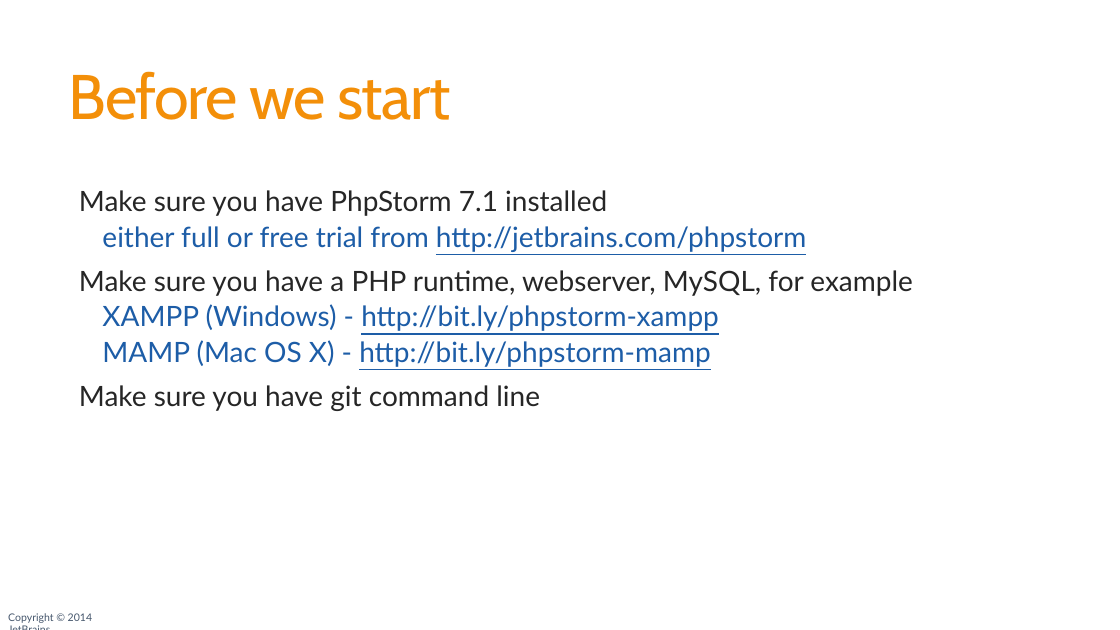
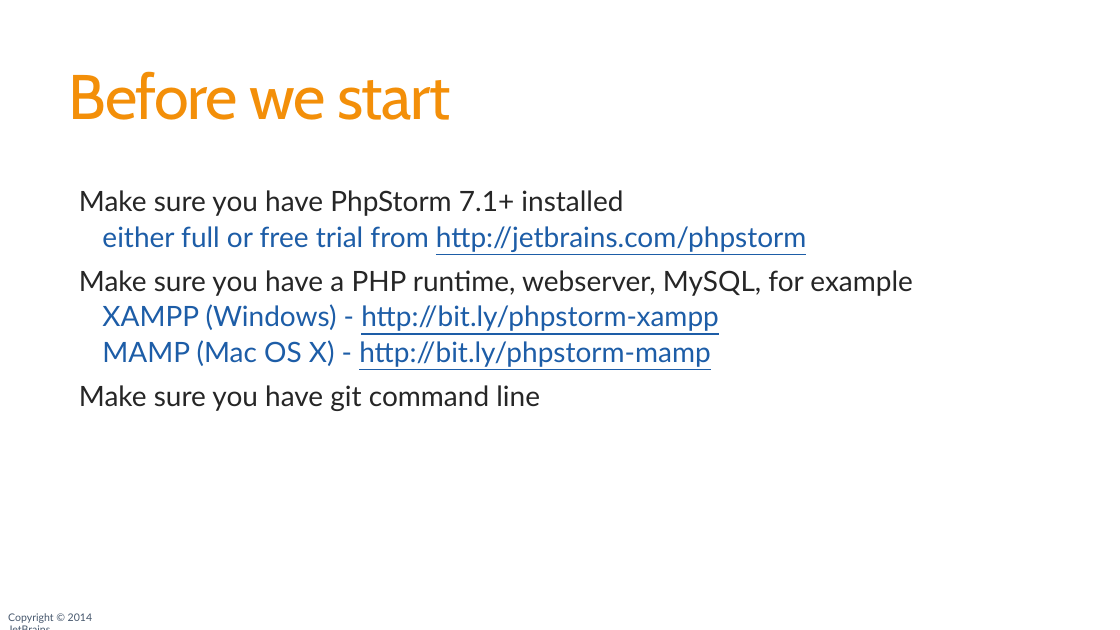
Before and after one commit to JetBrains/phpstorm-workshop, a slide deck: slide 2 of PhpStorm Workshop.pptx. Drawn at 1120x630 pixels with LibreOffice and Linux fonts; fonts in the diff are those of the drawing; background and template pictures are left out. Boxes give left, top, right and bottom in pixels: in the first picture for what was removed or moved away, otherwise in the second. Text is boxed around its words. In the diff, an @@ line names an element or a change of style, - is before the commit and + after.

Commit message:
More slide deck updates

```diff
--- a/PhpStorm Workshop.pptx
+++ b/PhpStorm Workshop.pptx
@@ text at bbox=[79, 190, 623, 216]: text changed @@
-  Make sure you have PhpStorm 7.1 installed
+  Make sure you have PhpStorm 7.1+ installed
```
Also in this commit, not shown: 1 other slide changed, 1 slide removed, 1 other file.
